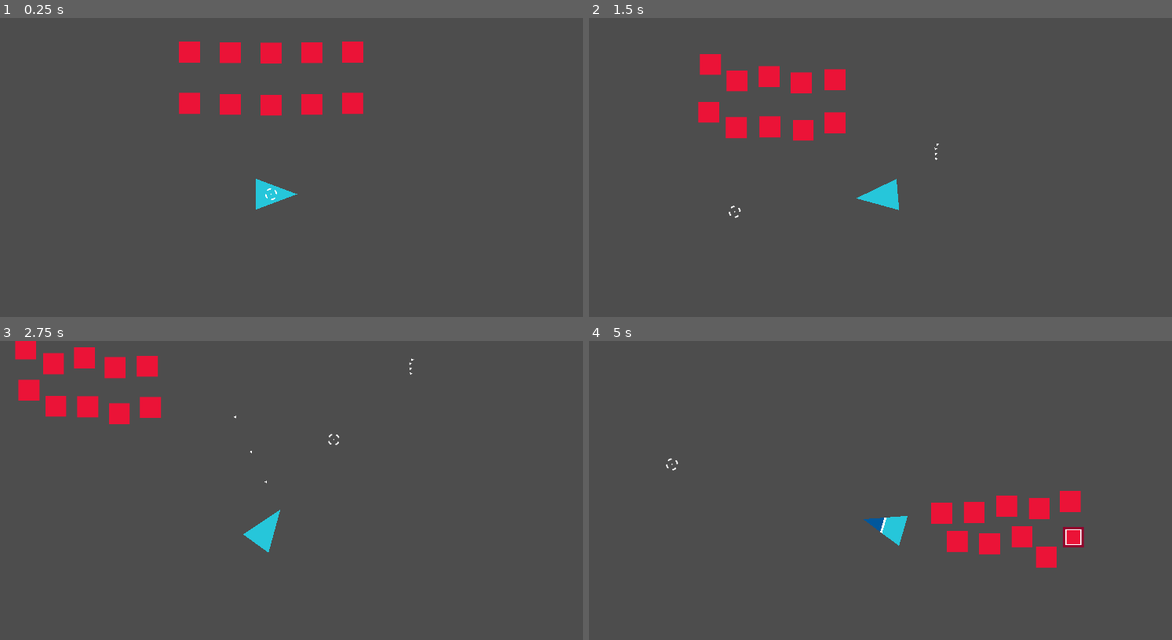
Above: before the commit, frames 1-4 (two rows, left to right).
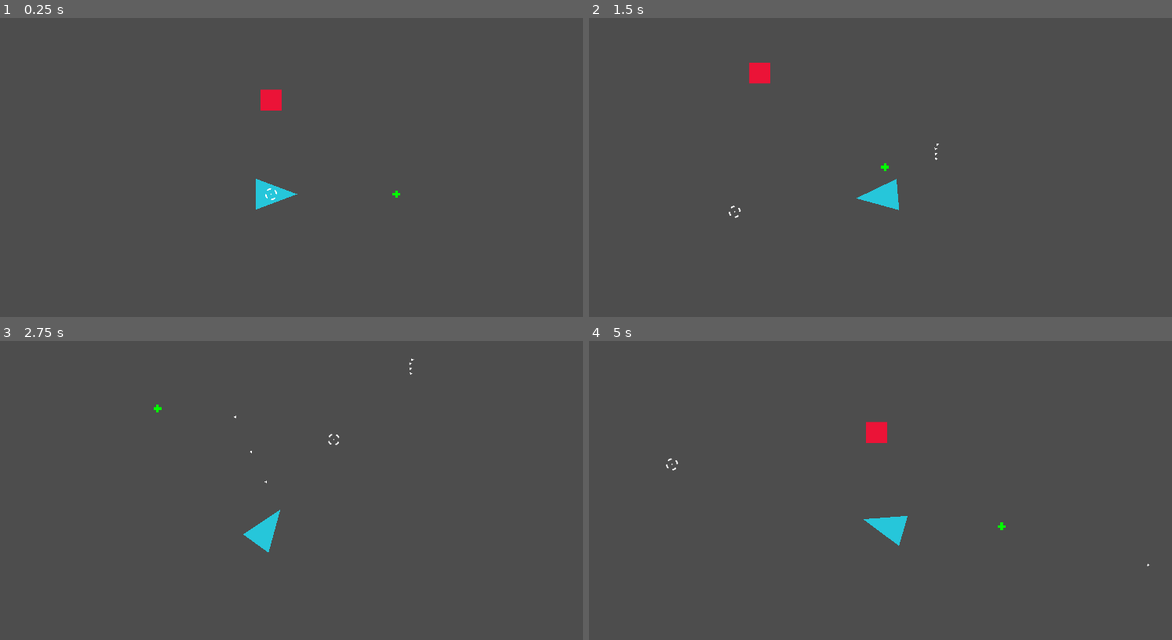
Above: after the commit, the same moments.

Repository: LordChildConsumer/MiniHordeShooter
Game: Godot game, scene res://main.tscn
Two runs of this game, one before a commit and one after it. Both use one fixed random seed, a clock stepped at 60 frames per second and the inputs below. The engine's default icon, where the game draws it, is replaced by a stand-in: a white triangle on a blue panel in a dark square.
Inputs (mouse positions are in pixels of both pictures, inside the frame that each line leads up to):
- Up to frame 1 (0.25 s): no input
- Up to frame 2 (1.5 s): move the mouse to (997, 176) at 0.52 s; press the mouse at (997, 176) at 0.53 s; hold D (move_right) 0.53-1.28 s; move the mouse to (734, 212) at 1.27 s; release the mouse at (734, 212) at 1.28 s; hold S (move_down) from 1.28 s (still down); click (734, 212) at 1.35 s
- Up to frame 3 (2.75 s): move the mouse to (332, 439) at 2.02 s; release S (move_down) at 2.03 s; press the mouse at (332, 439) at 2.03 s; hold D (move_right) from 2.03 s (still down)
- Up to frame 4 (5 s): move the mouse to (828, 586) at 2.77 s; release D (move_right) at 2.78 s; release the mouse at (828, 586) at 2.78 s; hold W (move_up) 2.78-3.53 s; click (828, 586) at 2.85 s; move the mouse to (1049, 571) at 3.52 s; press the mouse at (1049, 571) at 3.53 s; hold A (move_left) from 3.53 s (still down); move the mouse to (670, 463) at 4.27 s; release the mouse at (670, 463) at 4.28 s; click (670, 463) at 4.35 s

The runs differ from the first frame. In frame 1, 2.5% of the frame differs, in the area x 30-69%, y 7-61%; in frame 2, 2.6%; in frame 3, 2.6%; in frame 4, 3.0%, in the area x 47-97%, y 27-76%.

Commit message:
Basic health pickup

Diff:
--- a/main.tscn
+++ b/main.tscn
@@ -1,7 +1,8 @@
-[gd_scene load_steps=4 format=3 uid="uid://cc816jevvx1md"]
+[gd_scene load_steps=5 format=3 uid="uid://cc816jevvx1md"]
 
 [ext_resource type="Texture2D" uid="uid://vocsotlh7qkk" path="res://icon.svg" id="1_ic7s5"]
 [ext_resource type="PackedScene" uid="uid://5ufingx2vmlv" path="res://player/player.tscn" id="2_ifi2p"]
+[ext_resource type="PackedScene" uid="uid://bo840exfxpum7" path="res://pickups/health/small_health_pickup.tscn" id="4_37uxo"]
 [ext_resource type="PackedScene" uid="uid://ekoiptpmfgic" path="res://enemy/grunt.tscn" id="4_ulolh"]
 
 [node name="Main" type="Node2D"]
@@ -20,30 +21,7 @@
 
 [node name="Grunt" parent="Enemies" instance=ExtResource("4_ulolh")]
 position = Vector2(0, 96)
+move_speed = 0.0
 
-[node name="Grunt2" parent="Enemies" instance=ExtResource("4_ulolh")]
-position = Vector2(0, -64)
-
-[node name="Grunt3" parent="Enemies" instance=ExtResource("4_ulolh")]
-position = Vector2(-128, 96)
-
-[node name="Grunt4" parent="Enemies" instance=ExtResource("4_ulolh")]
-position = Vector2(-128, -64)
-
-[node name="Grunt5" parent="Enemies" instance=ExtResource("4_ulolh")]
-position = Vector2(-256, 96)
-
-[node name="Grunt6" parent="Enemies" instance=ExtResource("4_ulolh")]
-position = Vector2(-256, -64)
-
-[node name="Grunt7" parent="Enemies" instance=ExtResource("4_ulolh")]
-position = Vector2(128, 96)
-
-[node name="Grunt8" parent="Enemies" instance=ExtResource("4_ulolh")]
-position = Vector2(128, -64)
-
-[node name="Grunt9" parent="Enemies" instance=ExtResource("4_ulolh")]
-position = Vector2(256, 96)
-
-[node name="Grunt10" parent="Enemies" instance=ExtResource("4_ulolh")]
-position = Vector2(256, -64)
+[node name="SmallHealthPickup" parent="." instance=ExtResource("4_37uxo")]
+position = Vector2(384, 0)
--- /dev/null
+++ b/pickups/health/health_pickup.gd
@@ -0,0 +1,22 @@
+class_name HealthPickup extends Pickup;
+
+## Heals the player.
+
+
+## The amount of health to give the player on pickup.
+@export var amount_to_heal: int = 15;
+
+
+## Checks if ![method Health.is_health_max] && ![method Health.is_health_zero]
+## before attempting to pickup
+func can_pickup(ply: Player) -> bool:
+	var hp := ply.get_health_component();
+	return !hp.is_health_max() && !hp.is_health_zero();
+
+
+## Heals the player.
+func on_pickup(body: Node2D) -> void:
+	var ply: Player = body as Player;
+	if ply:
+		ply.get_health_component().heal(amount_to_heal);
+		queue_free();
--- /dev/null
+++ b/pickups/health/small_health_pickup.tscn
@@ -0,0 +1,19 @@
+[gd_scene load_steps=4 format=3 uid="uid://bo840exfxpum7"]
+
+[ext_resource type="PackedScene" uid="uid://dppjmkhugqry6" path="res://pickups/pickup.tscn" id="1_xfnxi"]
+[ext_resource type="Script" path="res://pickups/health/health_pickup.gd" id="2_ngy02"]
+
+[sub_resource type="CircleShape2D" id="CircleShape2D_pvtgy"]
+radius = 16.0
+
+[node name="SmallHealthPickup" instance=ExtResource("1_xfnxi")]
+script = ExtResource("2_ngy02")
+amount_to_heal = 15
+
+[node name="CollisionShape2D" parent="." index="1"]
+shape = SubResource("CircleShape2D_pvtgy")
+
+[node name="Polygon2D" type="Polygon2D" parent="." index="2"]
+scale = Vector2(0.5, 0.5)
+color = Color(0, 1, 0, 1)
+polygon = PackedVector2Array(-8, -24, -8, -8, -24, -8, -24, 8, -8, 8, -8, 24, 8, 24, 8, 8, 24, 8, 24, -8, 8, -8, 8, -24)
--- /dev/null
+++ b/pickups/pickup.gd
@@ -0,0 +1,62 @@
+class_name Pickup extends Area2D;
+
+## If the player remains completely still, the pickup will take
+## [code]1.0 / chase_speed[/code] seconds to reach them.
+@export var chase_speed: float = 5.0;
+
+
+## The area used to detect if the player is within range.
+@onready var collection_zone: Area2D = $CollectionZone;
+
+## Used for "chasing" the player before picking up.
+## If value is [b]NOT[/b] null, pickup will chase player.
+var player_node: Player;
+
+
+func _ready() -> void:
+	# Set collision layer to be on "Pickups".
+	collision_layer = 0x40;
+	# Set collision mask to be on "Player Physics".
+	collision_mask = 0x2;
+
+	# Connect collect_zone body entered to detect when the player is in range.
+	collection_zone.body_entered.connect(_on_collection_zone_body_entered);
+
+
+
+## Checks if [param body] is [Player] and if so calls [method try_pickup].
+func _on_collection_zone_body_entered(body: Node2D) -> void:
+	print_debug("Collection Zone Body Entered! - %s" % body.name);
+	var ply: Player = body as Player;
+	if ply:
+		if can_pickup(ply):
+			# Connect body_entered to function that actually collects pickup.
+			body_entered.connect(on_pickup);
+			collection_zone.queue_free();
+
+			create_tween().tween_property(
+				self,
+				"global_position",
+				ply.global_position,
+				0.2
+			).set_trans(Tween.TRANS_CIRC).set_ease(Tween.EASE_IN);
+
+
+## Checks if certain criteria is met before collecting.
+## Overwritten by subclasses.
+func can_pickup(_ply: Player) -> bool:
+	return false;
+
+
+## Runs when [method can_pickup] returns true.
+## Overwritten by subclasses.
+func on_pickup(_body: Node2D) -> void:
+	pass;
+
+
+#func _physics_process(delta: float) -> void:
+	#if !is_instance_valid(player_node):
+		#return;
+	#
+	## Chase the player
+	#
--- /dev/null
+++ b/pickups/pickup.tscn
@@ -0,0 +1,24 @@
+[gd_scene load_steps=4 format=3 uid="uid://dppjmkhugqry6"]
+
+[ext_resource type="Script" path="res://pickups/pickup.gd" id="1_x6n27"]
+
+[sub_resource type="CircleShape2D" id="CircleShape2D_cxvw1"]
+radius = 128.0
+
+[sub_resource type="CircleShape2D" id="CircleShape2D_rgrdg"]
+radius = 32.0
+
+[node name="Pickup" type="Area2D"]
+collision_layer = 64
+collision_mask = 2
+script = ExtResource("1_x6n27")
+
+[node name="CollectionZone" type="Area2D" parent="."]
+collision_layer = 64
+collision_mask = 2
+
+[node name="CollisionShape2D" type="CollisionShape2D" parent="CollectionZone"]
+shape = SubResource("CircleShape2D_cxvw1")
+
+[node name="CollisionShape2D" type="CollisionShape2D" parent="."]
+shape = SubResource("CircleShape2D_rgrdg")
--- a/player/player.gd
+++ b/player/player.gd
@@ -78,3 +78,9 @@
 	delta: float,
 ) -> Vector2:
 	return current_velocity.lerp(desired_velocity, weight * delta);
+
+
+## Returns a reference to the player's Health
+## or null if one cannot be found.
+func get_health_component() -> Health:
+	return get_node_or_null("Health");
--- a/project.godot
+++ b/project.godot
@@ -66,3 +66,4 @@
 2d_physics/layer_4="Enemy Physics"
 2d_physics/layer_5="Enemy Hitbox"
 2d_physics/layer_6="Projectile"
+2d_physics/layer_7="Pickup"
